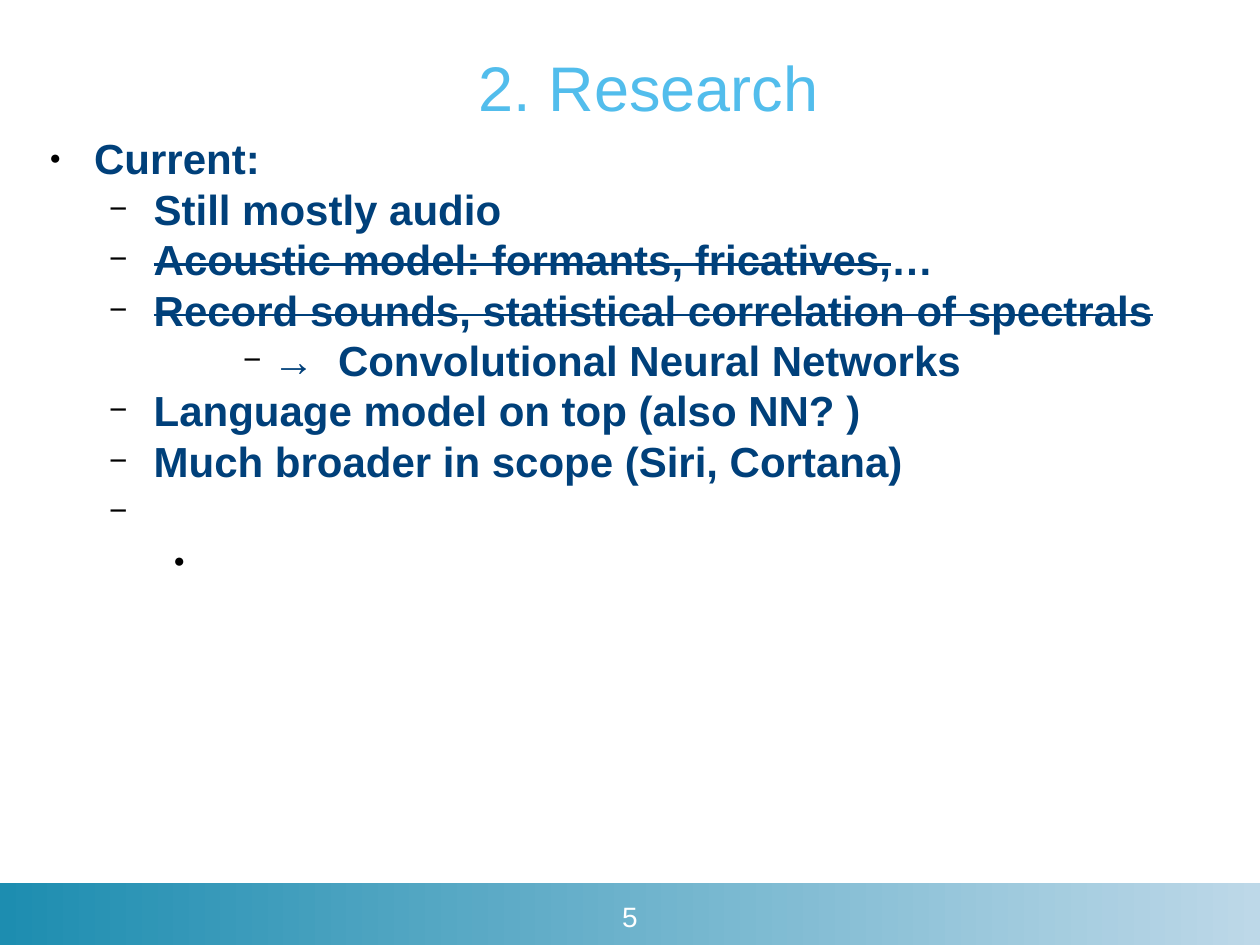
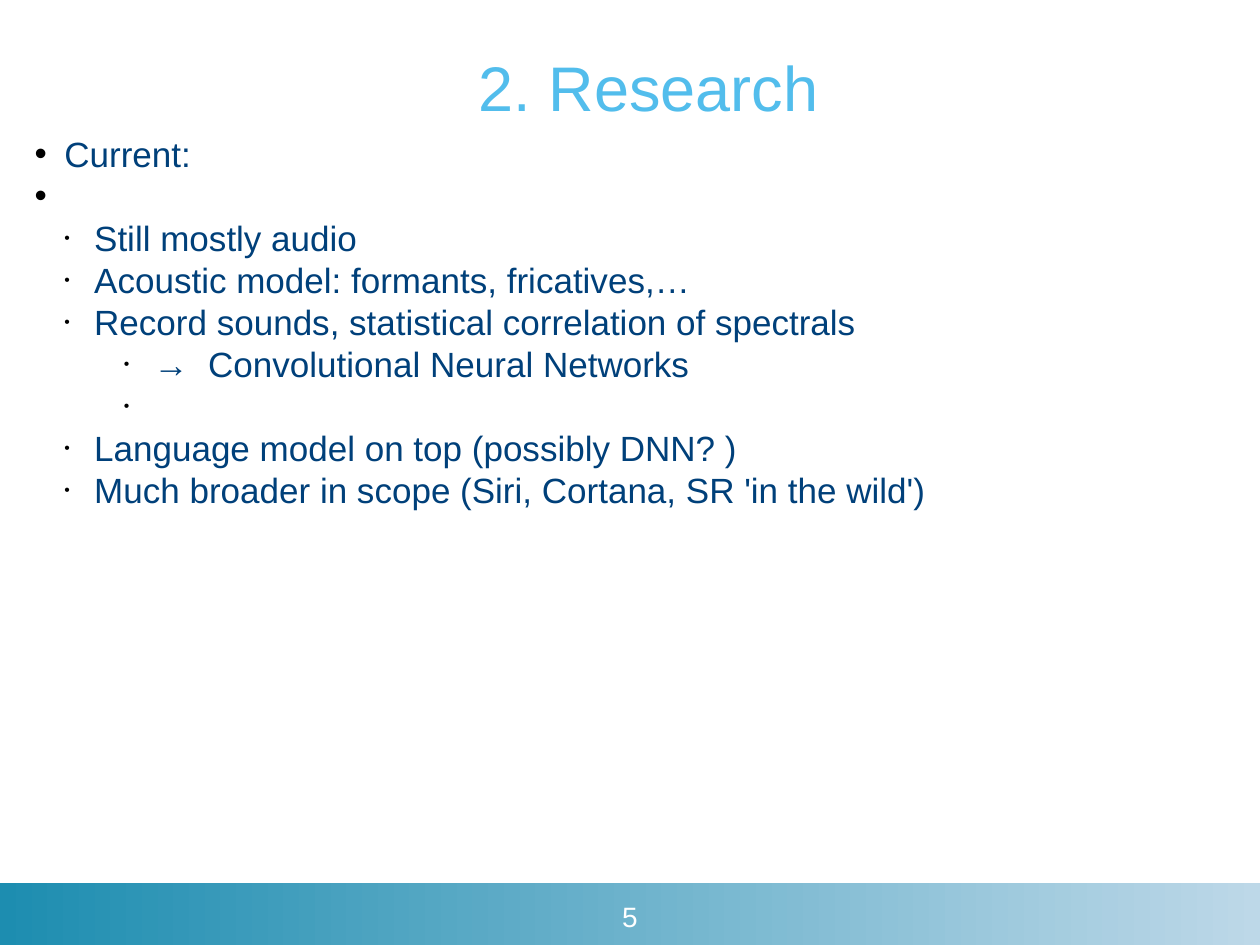
Before and after one commit to matthijsvk/convNets, a slide deck: slide 5 of report/tussentijdse/convNetsSR21dec2017.pptx. Drawn at 1260x945 pixels with LibreOffice and Linux fonts; fonts in the diff are those of the drawing; background and template pictures are left out. Boxes give left, top, right and bottom in pixels: in the first picture for what was removed or moved away, otherwise in the second. Text is boxed around its words. In the diff, an @@ line names an element or a change of style, - is before the commit and + after.

```diff
--- a/report/tussentijdse/convNetsSR21dec2017.pptx
+++ b/report/tussentijdse/convNetsSR21dec2017.pptx
@@ text at bbox=[64, 142, 855, 378]: size 24 to 20 pt, bold off in "Current:", "Still mostly audio", "Acoustic model: formants, fricatives,…", "Record sounds, statistical correlation of spectrals" and 1 more places; strikethrough off in "Acoustic model: formants, fricatives,…", "Record sounds, statistical correlation of spectrals"; bullet ● to •; bullet − to • @@
@@ text at bbox=[94, 435, 925, 510]: text changed; size 24 to 20 pt; bold off @@
-  − Language model on top (also NN? )
-  − Much broader in scope (Siri, Cortana)
+  • Language model on top (possibly DNN? )
+  • Much broader in scope (Siri, Cortana, SR 'in the wild')
```
Also in this commit, not shown: 4 other slides changed, 45 other files.
